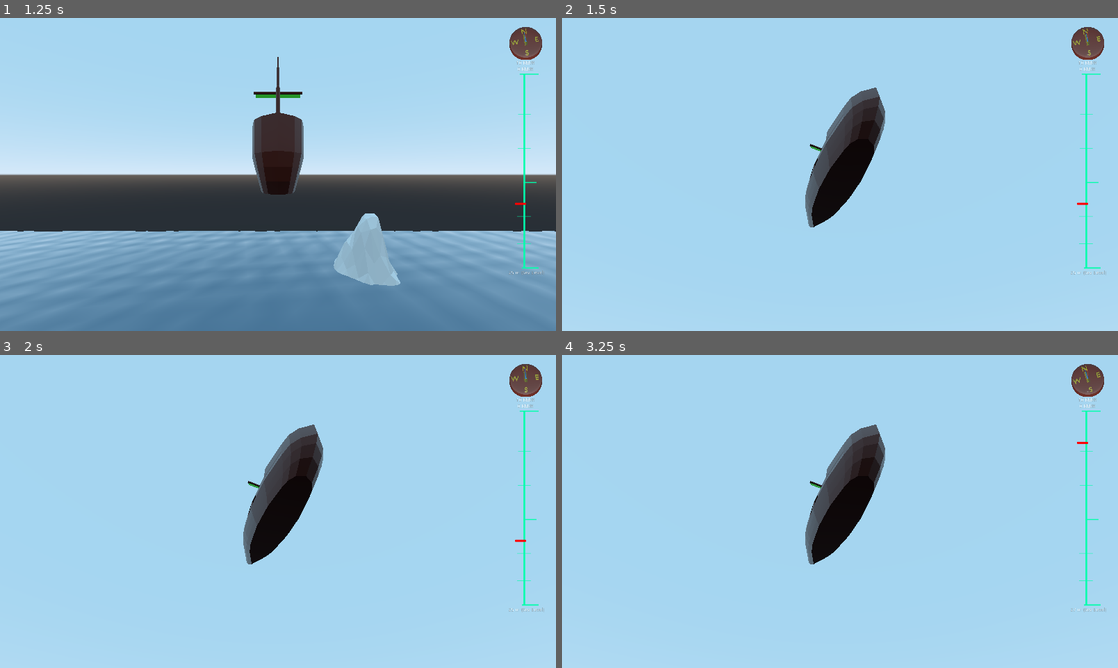
Above: before the commit, frames 1-4 (two rows, left to right).
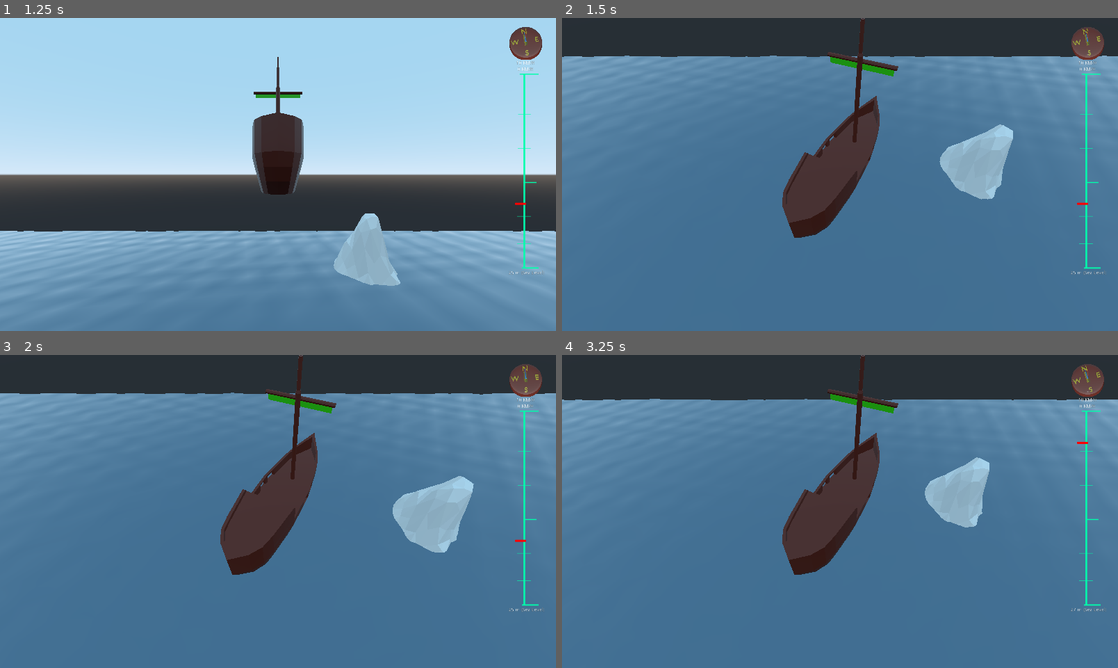
Above: after the commit, the same moments.

Repository: Neczesk/navis
Game: Godot game, scene res://world_scenes/world.tscn
The game is run twice, just before and just after one commit, with the same random seed, the same clock (stepped at 60 frames per second) and the same inputs.
Inputs (mouse positions are in pixels of both pictures, inside the frame that each line leads up to):
- Up to frame 1 (1.25 s): move the mouse to (400, 158) at 0.52 s; hold D (steer_right) from 0.53 s (still down); hold Middle mouse button (orbit_camera) from 0.53 s (still down)
- Up to frame 2 (1.5 s): move the mouse to (728, 190) at 1.27 s; release D (steer_right) at 1.28 s; release Middle mouse button (orbit_camera) at 1.28 s; hold A (steer_left) from 1.28 s (still down); tap W (add_sail) at 1.35 s
- Up to frame 3 (2 s): keep holding A (steer_left); tap Middle mouse button (orbit_camera) at 1.55 s
- Up to frame 4 (3.25 s): move the mouse to (895, 442) at 2.02 s; release A (steer_left) at 2.03 s; hold C (lower_ballast) 2.03-2.78 s; hold D (steer_right) from 2.03 s (still down); tap Middle mouse button (orbit_camera) at 2.3, 2.85 s; move the mouse to (812, 574) at 2.77 s

Frame 1 is identical in both runs. In frame 2, 99% of the frame differs, in the area x 0-100%, y 0-100%; in frame 3, 98%; in frame 4, 99%.

Commit message:
changed default camera movement direction

Diff:
--- a/scripts/airship.gd
+++ b/scripts/airship.gd
@@ -39,8 +39,8 @@
 	var d_y = d_pos.y
 	cam_rot_y += d_y
 	$camera_pivot.transform.basis = Basis()
-	$camera_pivot.rotate_object_local(Vector3(0,1,0), cam_rot_x * PLAYER_LOOK_SPEED)
-	$camera_pivot.rotate_object_local(Vector3(1,0,0), -cam_rot_y * PLAYER_LOOK_SPEED)
+	$camera_pivot.rotate_object_local(Vector3(0,1,0), -cam_rot_x * PLAYER_LOOK_SPEED)
+	$camera_pivot.rotate_object_local(Vector3(1,0,0), cam_rot_y * PLAYER_LOOK_SPEED)
 	mouse_reference = current_mouse
 
 
